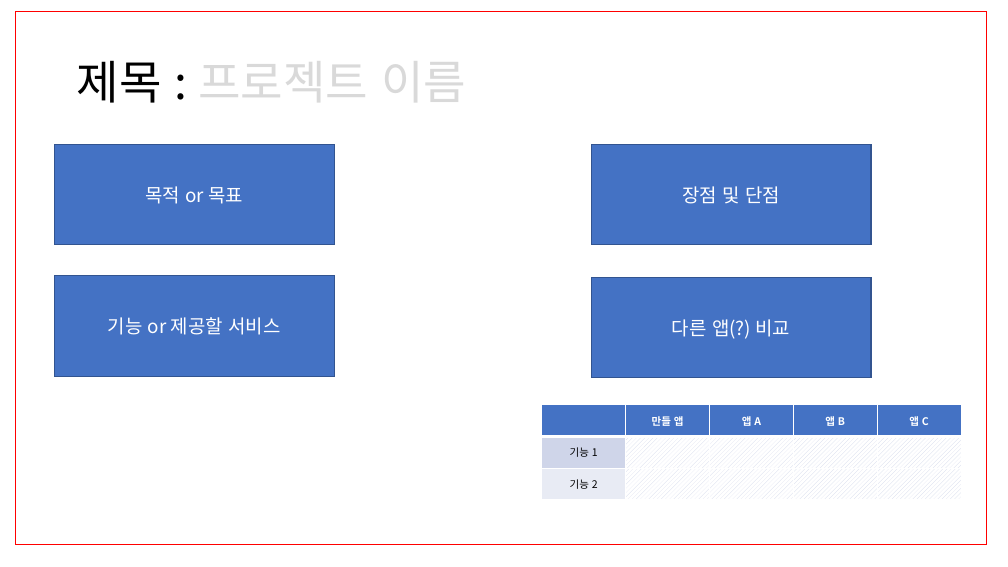
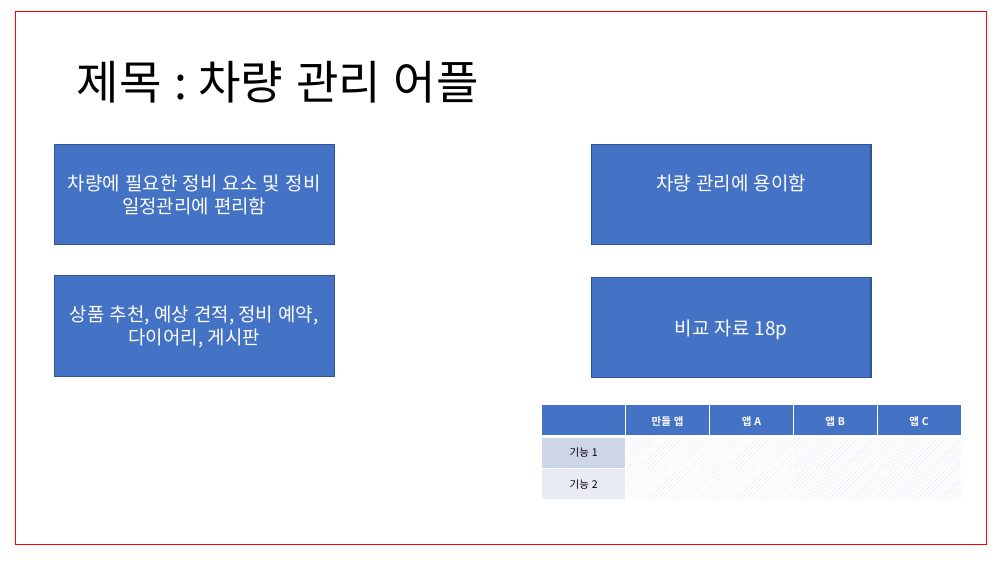
Before and after one commit to ChaeSung-Lee/DJ_InternShip, a slide deck: slide 14 of 2021_Summer/jp.hong/Project_BnC_jph.pptx. Drawn at 1008x567 pixels with LibreOffice and Linux fonts; fonts in the diff are those of the drawing. Boxes give left, top, right and bottom in pixels: in the first picture for what was removed or moved away, otherwise in the second. Text is boxed around its words. In the diff, an @@ line names an element or a change of style, - is before the commit and + after.

```diff
--- a/2021_Summer/jp.hong/Project_BnC_jph.pptx
+++ b/2021_Summer/jp.hong/Project_BnC_jph.pptx
@@ title at [77,60,479,103]: text changed; text colour #D9D9D9 to #000000 @@
-제목 : 프로젝트 이름
+제목 : 차량 관리 어플
@@ text in rectangle at [68,174,321,215]: text changed @@
-목적 or 목표
+차량에 필요한 정비 요소 및 정비 일정관리에 편리함
@@ text in rectangle at [656,174,806,192]: text changed @@
-장점 및 단점
+차량 관리에 용이함
@@ text in rectangle at [70,305,319,348]: text changed @@
-기능 or 제공할 서비스
+상품 추천, 예상 견적, 정비 예약, 다이어리, 게시판
@@ text in rectangle at [675,319,788,340]: text changed @@
-다른 앱(?) 비교
+비교 자료 18p
```
Also in this commit, not shown: 13 other slides changed, 3 slides added.
